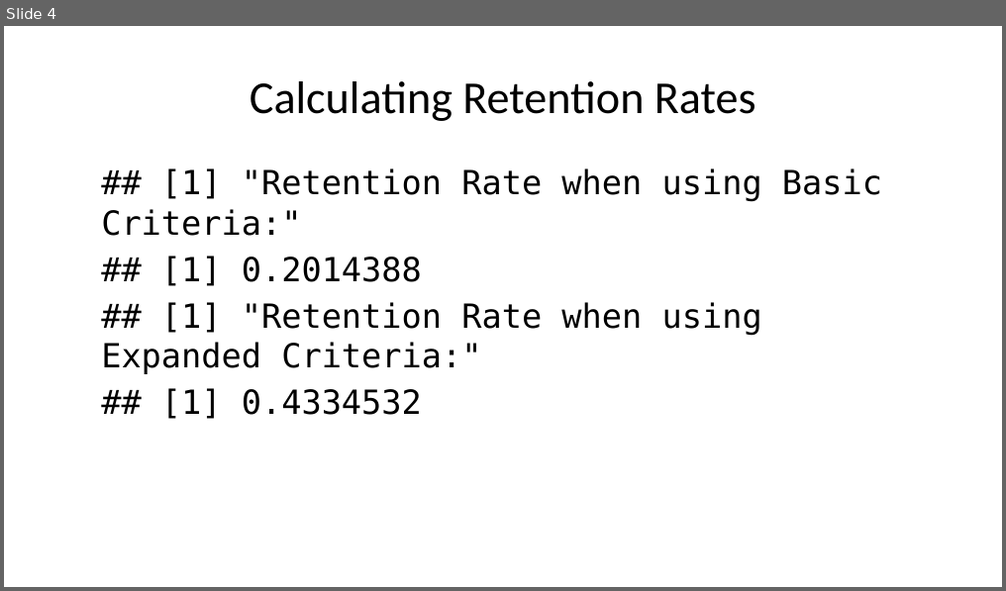
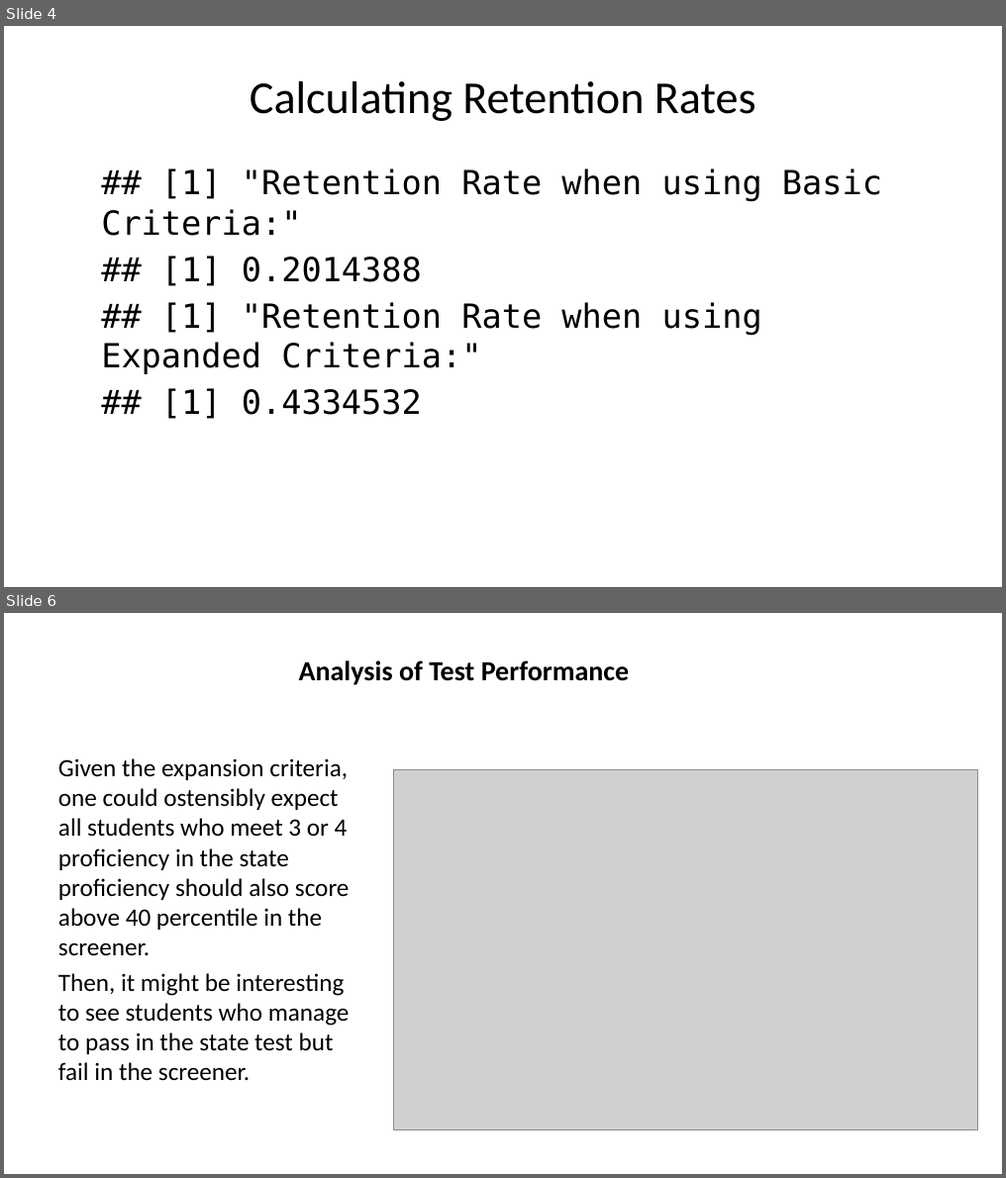
Before and after one commit to guhatanuj/DHCE-Project, a slide deck: Guha-s-Work.pptx. Shown one above the other, each under a label of ours: slide 4 before the commit, slides 4 and 6 after it; the slides between them are not shown. The pictures are 1006x591 and 1006x1178 pixels, drawn with LibreOffice and Linux fonts; fonts in the diff are those of the drawing; grey boxes stand for pictures. Boxes give left, top, right and bottom in pixels: in the first picture for what was removed or moved away, otherwise in the second. Text is boxed around its words. In the diff, an @@ line names an element or a change of style, - is before the commit and + after.

```diff
--- a/Guha-s-Work.pptx
+++ b/Guha-s-Work.pptx
@@ slide 6 added at [4, 613, 1002, 1174], background #FFFFFF @@
@@ title added at [299, 661, 630, 685], 20 pt, text #000000, bold @@
+Analysis of Test Performance
@@ text added at [58, 759, 350, 1081], 18 pt, text #000000 @@
+Given the expansion criteria, one could ostensibly expect all students who meet 3 or 4 proficiency in the state proficiency should also score above 40 percentile in the screener.
+Then, it might be interesting to see students who manage to pass in the state test but fail in the screener.
@@ picture added at [393, 770, 977, 1131] @@
```
Also in this commit, not shown: 3 slides changed, 1 slide removed, 1 other file.
